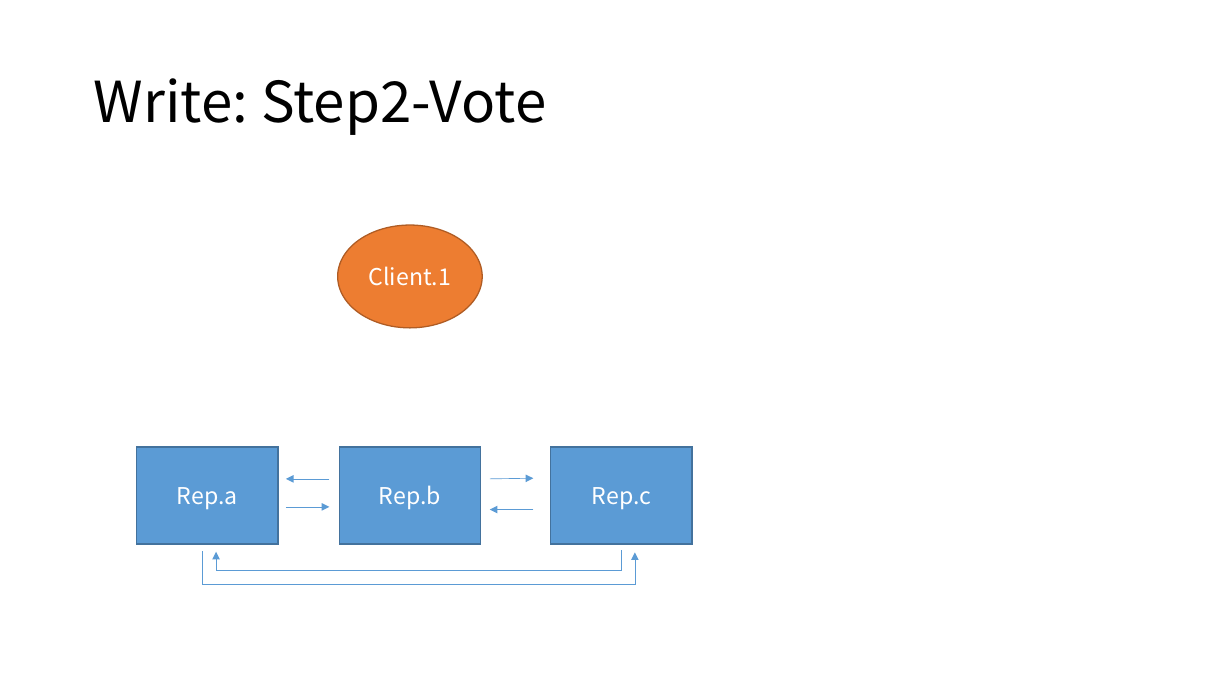
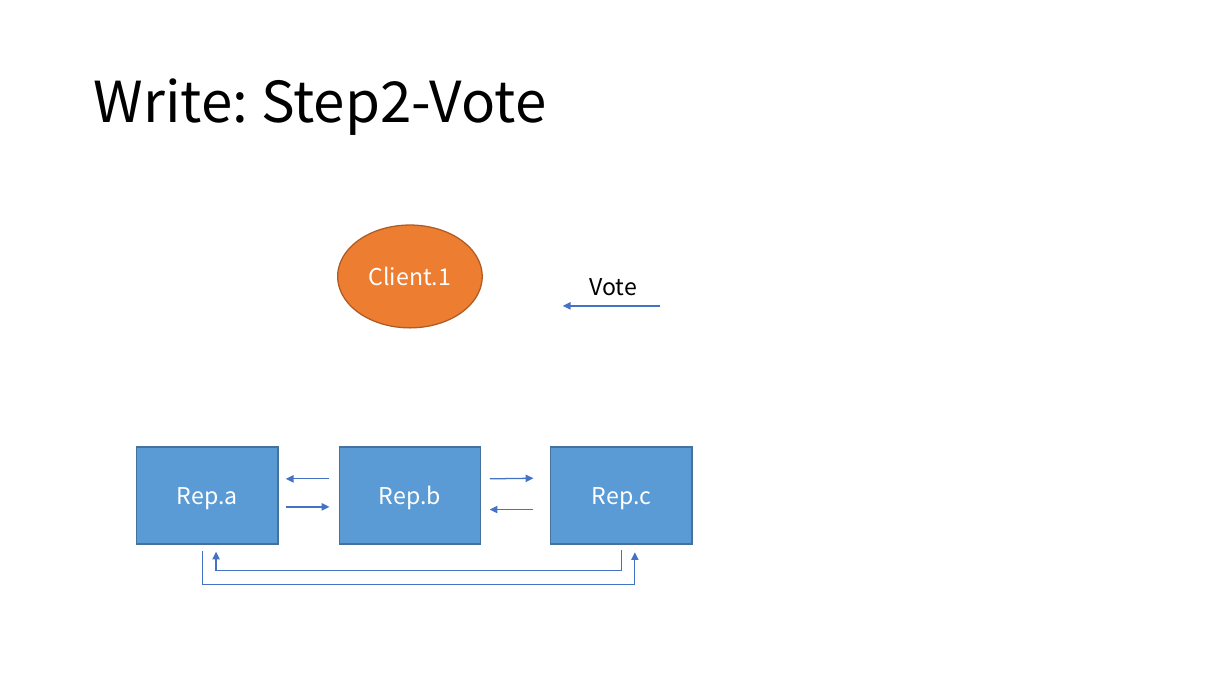
Before and after one commit to coolceph/CephInC, a slide deck: slide 3 of doc/pic.pptx. Drawn at 1232x693 pixels with LibreOffice and Linux fonts; fonts in the diff are those of the drawing. Boxes give left, top, right and bottom in pixels: in the first picture for what was removed or moved away, otherwise in the second. Text is boxed around its words. In the diff, an @@ line names an element or a change of style, - is before the commit and + after.

```diff
--- a/doc/pic.pptx
+++ b/doc/pic.pptx
@@ text added at (x1=589, y1=278, x2=637, y2=296), 18 pt, text #000000 @@
+Vote
@@ arrow added from (660, 306) to (563, 306), #4472C4 1 pt @@
@@ arrow (329, 479) - (286, 479): stroke #5B9BD5 0.5 pt to #4472C4 1 pt @@
@@ arrow (490, 479) - (533, 479): stroke #5B9BD5 0.5 pt to #4472C4 1 pt @@
@@ arrow (286, 507) - (329, 507): stroke #5B9BD5 0.5 pt to #4472C4 1 pt @@
@@ arrow (533, 509) - (490, 509): stroke #5B9BD5 0.5 pt to #4472C4 1 pt @@
@@ elbow arrow (202, 551) - (635, 553): stroke #5B9BD5 0.5 pt to #4472C4 1 pt @@
@@ elbow arrow (622, 551) - (216, 552): stroke #5B9BD5 0.5 pt to #4472C4 1 pt @@
```
Also in this commit, not shown: 2 other slides changed, 1 slide added, 2 other files.
